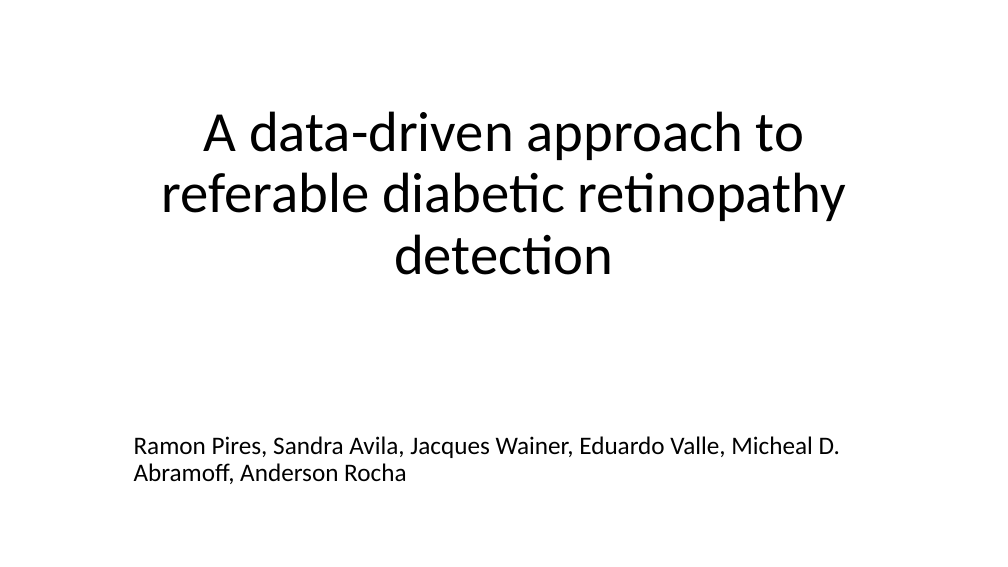
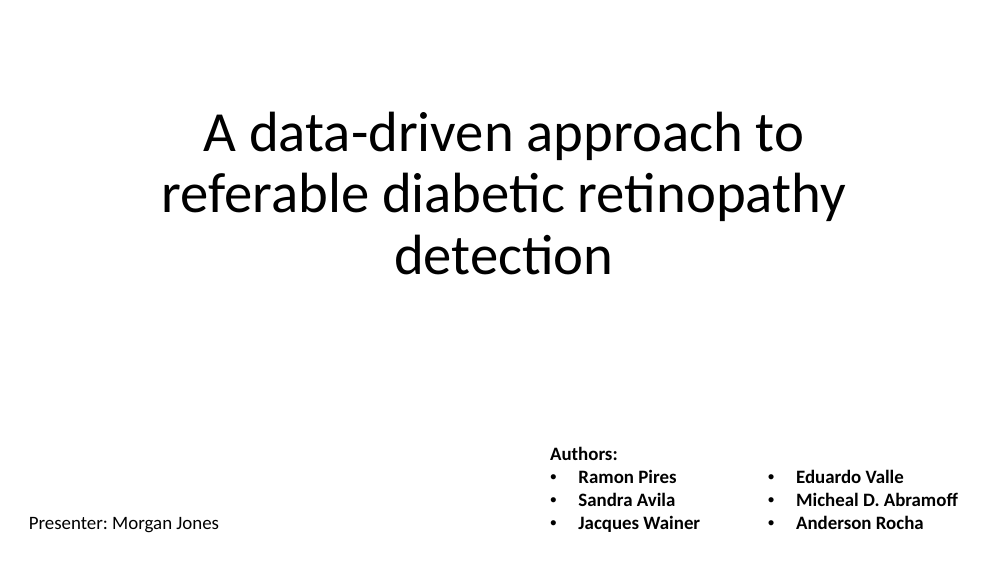
Before and after one commit to MorganMWJ/sem1020-paper-presentations, a slide deck: slide 1 of dr_slides.pptx. Drawn at 1008x567 pixels with LibreOffice and Linux fonts; fonts in the diff are those of the drawing. Boxes give left, top, right and bottom in pixels: in the first picture for what was removed or moved away, otherwise in the second. Text is boxed around its words. In the diff, an @@ line names an element or a change of style, - is before the commit and + after.

```diff
--- a/dr_slides.pptx
+++ b/dr_slides.pptx
@@ subtitle removed at bbox=[134, 436, 840, 484] @@
-Ramon Pires, Sandra Avila, Jacques Wainer, Eduardo Valle, Micheal D. Abramoff, Anderson Rocha
@@ table added at bbox=[543, 439, 979, 538], 1 rows, 2 columns @@
+Authors: / Ramon Pires / Sandra Avila / Jacques Wainer | Eduardo Valle / Micheal D. Abramoff / Anderson Rocha
@@ text added at bbox=[29, 517, 219, 533], 18 pt, text #000000 @@
+Presenter: Morgan Jones
```
Also in this commit, not shown: 4 other slides changed, 6 slides added, 2 slides removed, 4 other files.
